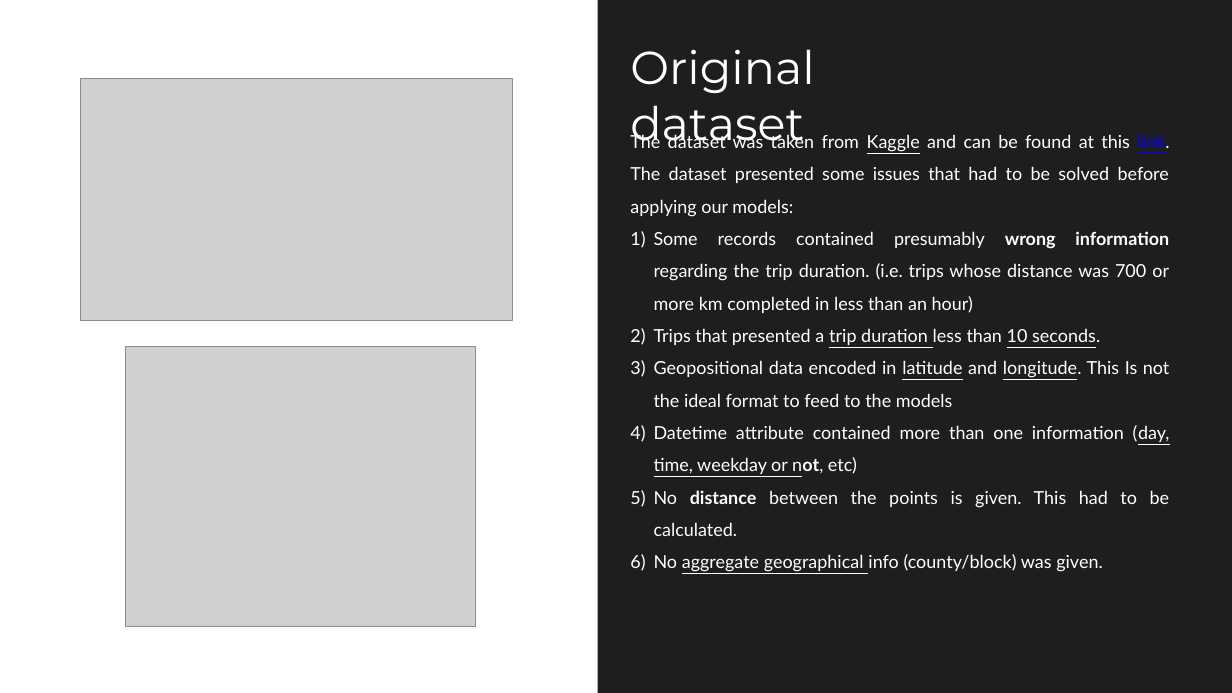
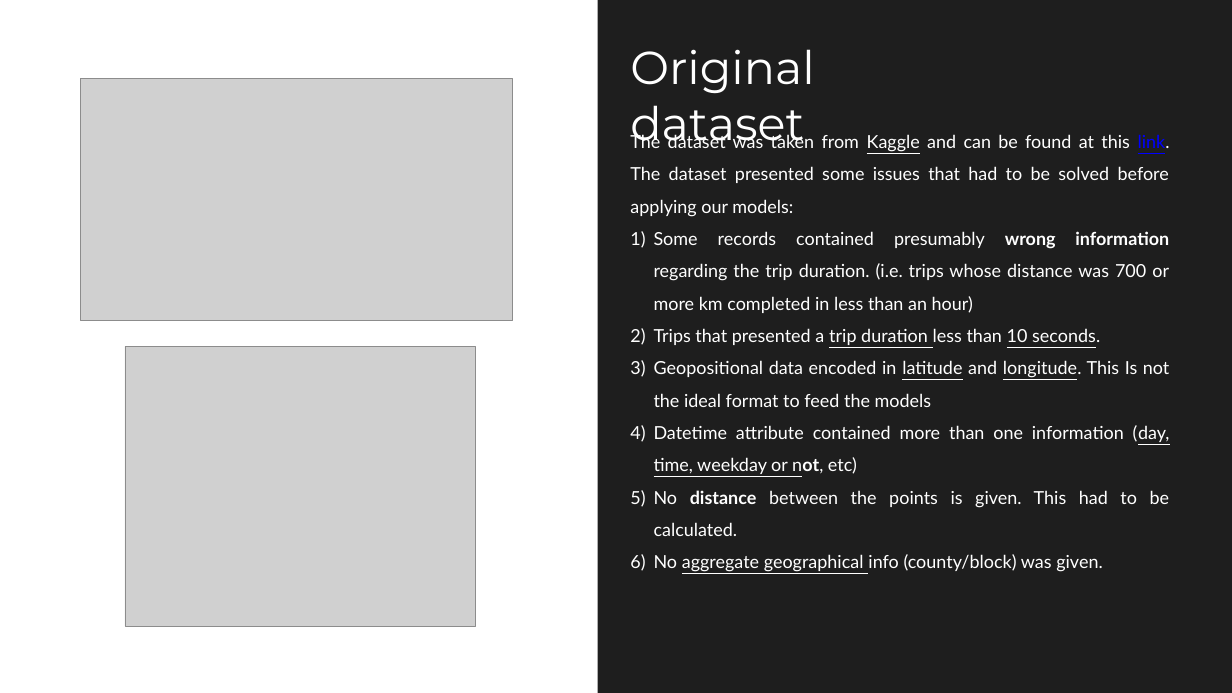
Before and after one commit to Chri1629/aml_project, a slide deck: slide 3 of presentation/presentation.pptx. Drawn at 1232x693 pixels with LibreOffice and Linux fonts; fonts in the diff are those of the drawing; grey boxes stand for pictures. Boxes give left, top, right and bottom in pixels: in the first picture for what was removed or moved away, otherwise in the second. Text is boxed around its words. In the diff, an @@ line names an element or a change of style, - is before the commit and + after.

```diff
--- a/presentation/presentation.pptx
+++ b/presentation/presentation.pptx
@@ text at <box>654,360,1170,407</box>: text changed @@
-3) Geopositional data encoded in latitude and longitude. This Is not the ideal format to feed to the models
+3) Geopositional data encoded in latitude and longitude. This Is not the ideal format to feed the models
```
Also in this commit, not shown: 1 other slide changed, 16 other files.
